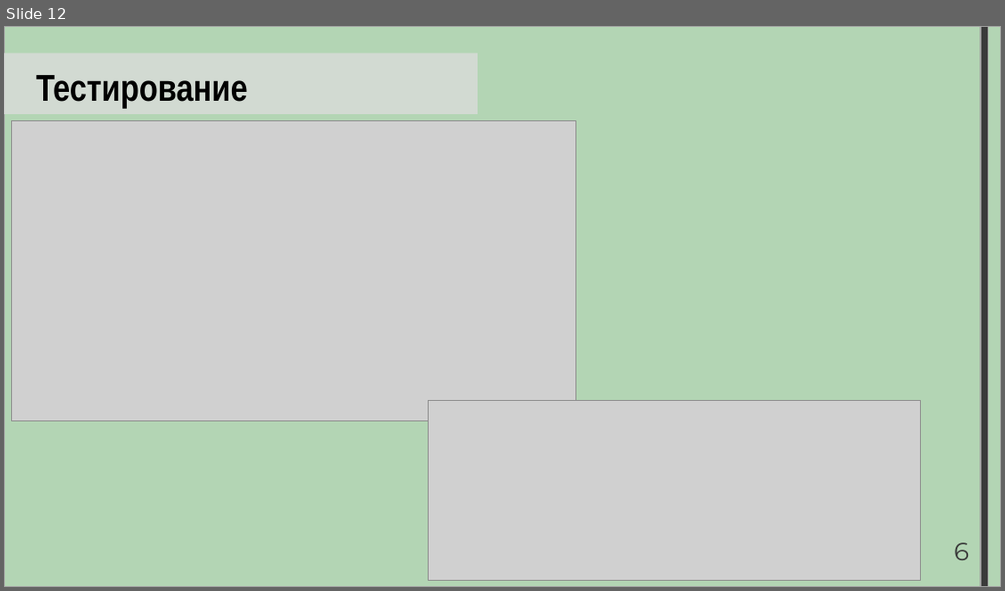
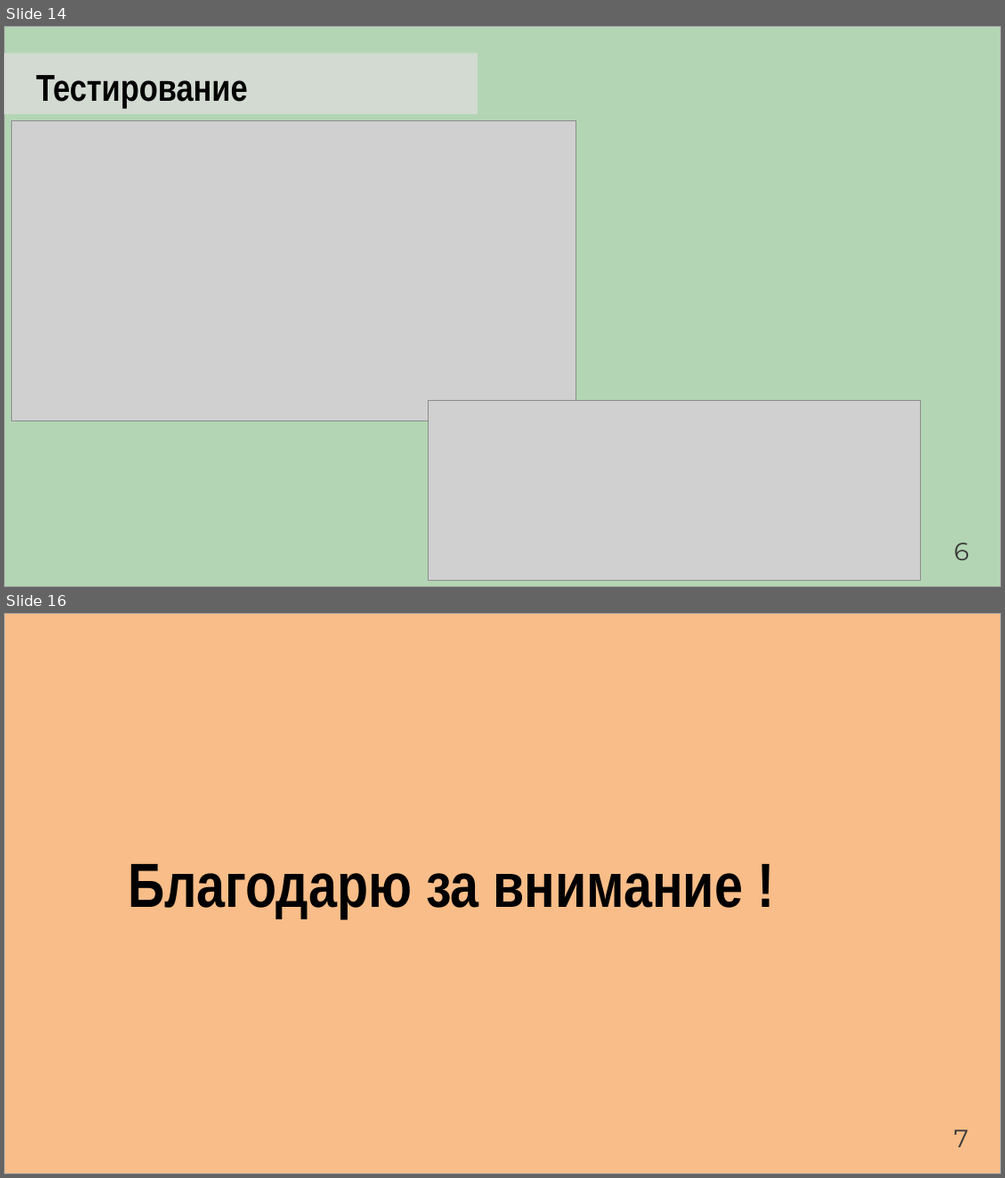
Before and after one commit to Artemor31/Files, a slide deck: Готовые части/NormPreza.pptx. Shown one above the other, each under a label of ours: slide 12 before the commit, slides 14 and 16 after it; the slides between them are not shown. The pictures are 1005x591 and 1005x1178 pixels, drawn with LibreOffice and Linux fonts; fonts in the diff are those of the drawing; grey boxes stand for pictures. Boxes give left, top, right and bottom in pixels: in the first picture for what was removed or moved away, otherwise in the second. Text is boxed around its words. In the diff, an @@ line names an element or a change of style, - is before the commit and + after.

```diff
--- a/Готовые части/NormPreza.pptx
+++ b/Готовые части/NormPreza.pptx
@@ slide 16 added at (4, 613, 1001, 1174), background #FFFFFF @@
@@ rectangle added at (4, 613, 1001, 1174), fill #F8BD88, outline #A3A3A3 1 pt @@
@@ text added at (128, 864, 743, 918), 60 pt, text #000000, bold @@
+Благодарю за внимание !
@@ text added at (954, 1129, 968, 1147), 24 pt, text #3A3A3A @@
+7
@@ what was slide 12 is now slide 14 @@
@@ slide 14 changed as well @@
@@ rectangle removed at (980, 26, 988, 587) @@
```
Also in this commit, not shown: 11 other slides changed, 3 other slides added, 1 slide removed.
